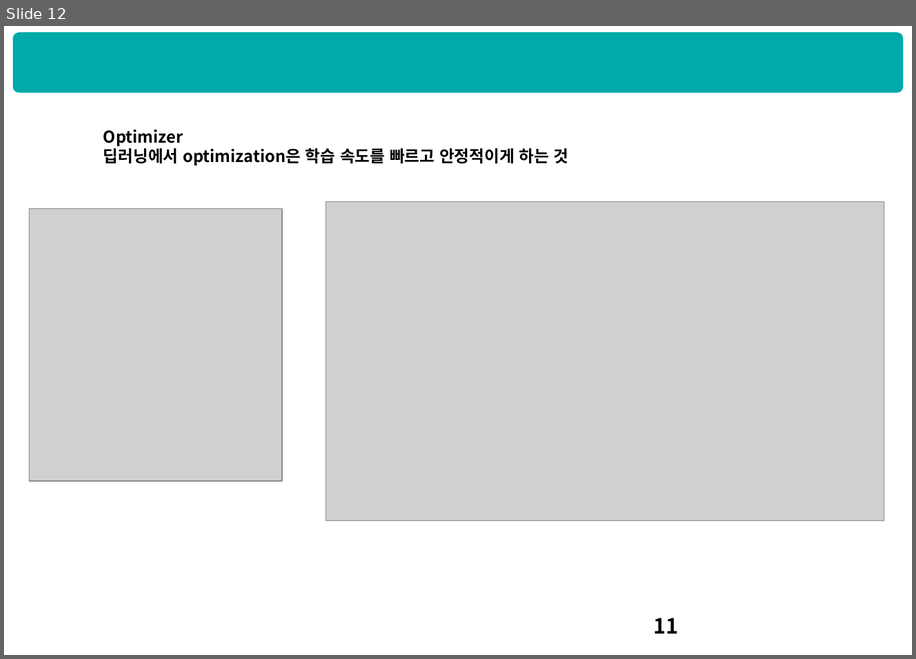
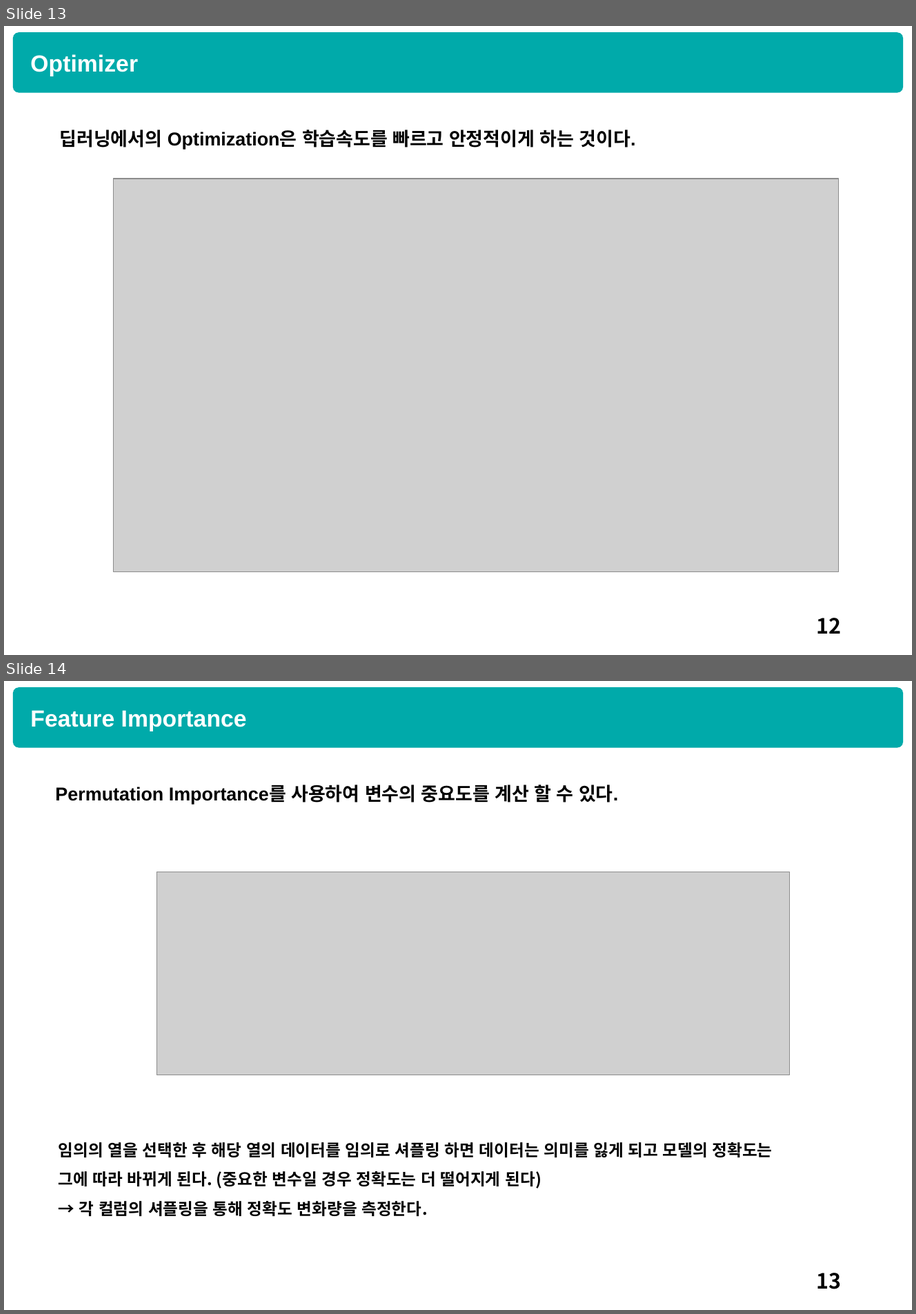
Before and after one commit to HyunQQ/analysis, a slide deck: dnn/dnn_hyunq.pptx. Shown one above the other, each under a label of ours: slide 12 before the commit, slides 13 and 14 after it. The pictures are 916x659 and 916x1314 pixels, drawn with LibreOffice and Linux fonts; fonts in the diff are those of the drawing; grey boxes stand for pictures. Boxes give left, top, right and bottom in pixels: in the first picture for what was removed or moved away, otherwise in the second. Text is boxed around its words. In the diff, an @@ line names an element or a change of style, - is before the commit and + after.

```diff
--- a/dnn/dnn_hyunq.pptx
+++ b/dnn/dnn_hyunq.pptx
@@ slide 14 added at (4,681,912,1310), background #FFFFFF; not listed: 1 template element that a slide beside it also shows @@
@@ text added at (30,710,247,731), 20 pt, text #FFFFFF, bold @@
+Feature Importance
@@ text added at (55,784,618,804), 16 pt, text #000000, bold @@
+Permutation Importance를 사용하여 변수의 중요도를 계산 할 수 있다.
@@ picture added at (156,872,790,1075) @@
@@ text added at (59,1142,773,1216), 14 pt, text #000000, bold @@
+임의의 열을 선택한 후 해당 열의 데이터를 임의로 셔플링 하면 데이터는 의미를 잃게 되고 모델의 정확도는
+그에 따라 바뀌게 된다. (중요한 변수일 경우 정확도는 더 떨어지게 된다)
+→ 각 컬럼의 셔플링을 통해 정확도 변화량을 측정한다.
@@ page number added at (817,1272,842,1289), 18 pt, text #000000 @@
+13
@@ what was slide 12 is now slide 13 @@
@@ slide 13 changed as well @@
@@ text added at (30,54,138,76), 20 pt, text #FFFFFF, bold @@
+Optimizer
@@ text at (60,129,636,149): text changed; size 14 to 16 pt; font Noto Sans CJK KR to Arial @@
-Optimizer
-딥러닝에서 optimization은 학습 속도를 빠르고 안정적이게 하는 것
+딥러닝에서의 Optimization은 학습속도를 빠르고 안정적이게 하는 것이다.
@@ picture: place and size @@
-picture at (326,202,884,521)
+picture at (114,178,840,572)
@@ picture removed at (29,209,282,481) @@
@@ page number at (817,617,842,633): text changed @@
-11
+12
```
Also in this commit, not shown: 8 other slides changed, 4 other slides added, 2 slides removed, 1 other file.
